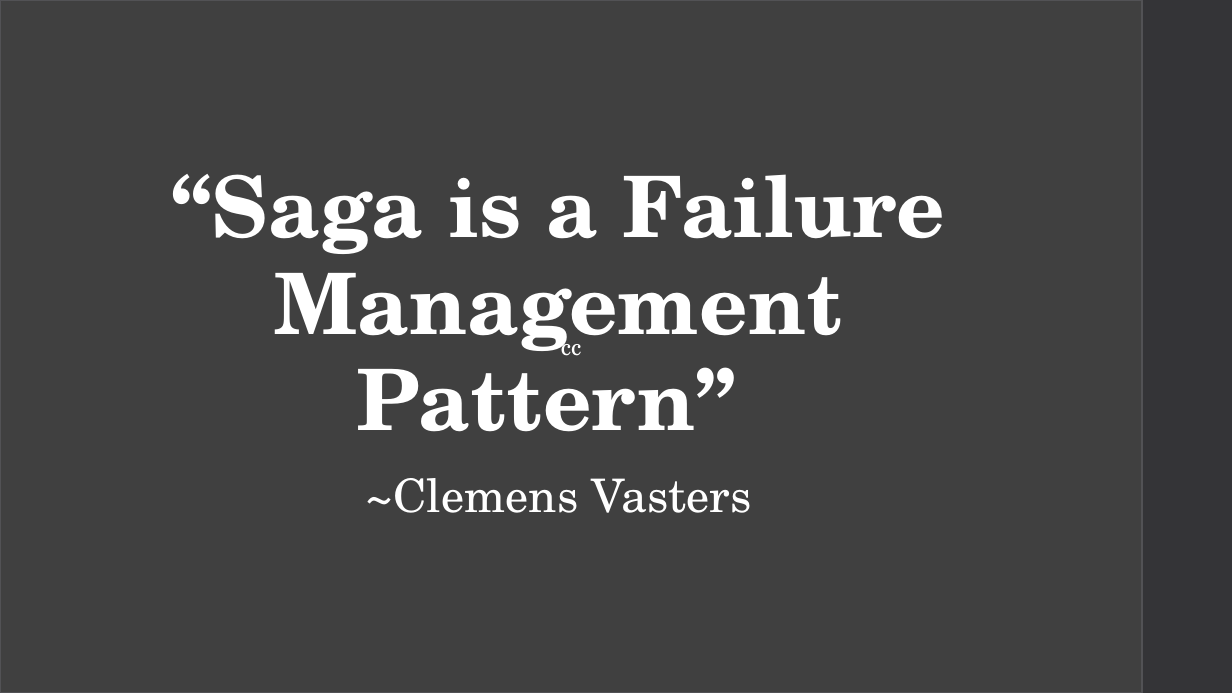
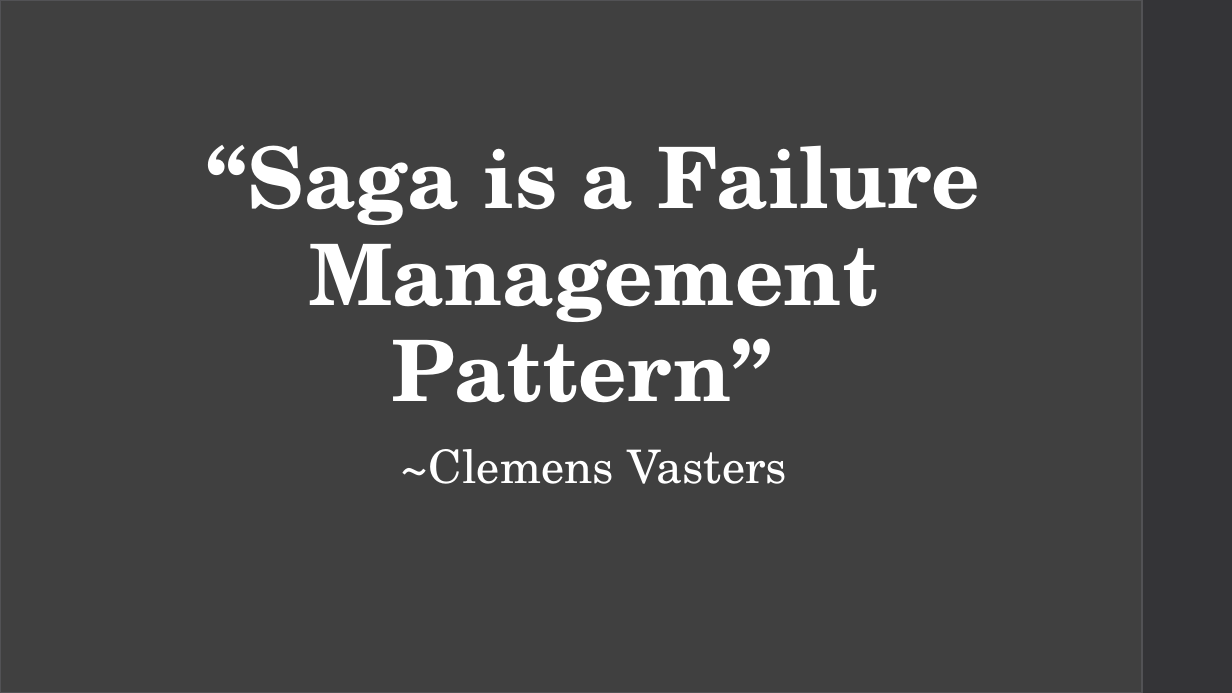
Before and after one commit to CaitieM20/DotNetConf, a slide deck: slide 39 of Patterns & Best Practices For Moving From RDBMS to Azure Storage.pptx (slide 38 before the commit). Drawn at 1232x693 pixels with LibreOffice and Linux fonts; fonts in the diff are those of the drawing. Boxes give left, top, right and bottom in pixels: in the first picture for what was removed or moved away, otherwise in the second. Text is boxed around its words. In the diff, an @@ line names an element or a change of style, - is before the commit and + after.

```diff
--- a/Patterns & Best Practices For Moving From RDBMS to Azure Storage.pptx
+++ b/Patterns & Best Practices For Moving From RDBMS to Azure Storage.pptx
@@ text "“Saga is a Failure Management ...": place and size @@
-text "“Saga is a Failure Management ..." at bbox=[171, 174, 944, 513]
+text "“Saga is a Failure Management ..." at bbox=[207, 145, 980, 484]
@@ text in rectangle at bbox=[561, 332, 581, 356]: text removed @@
-cc
```
Also in this commit, not shown: 6 other slides changed, 1 slide added.
